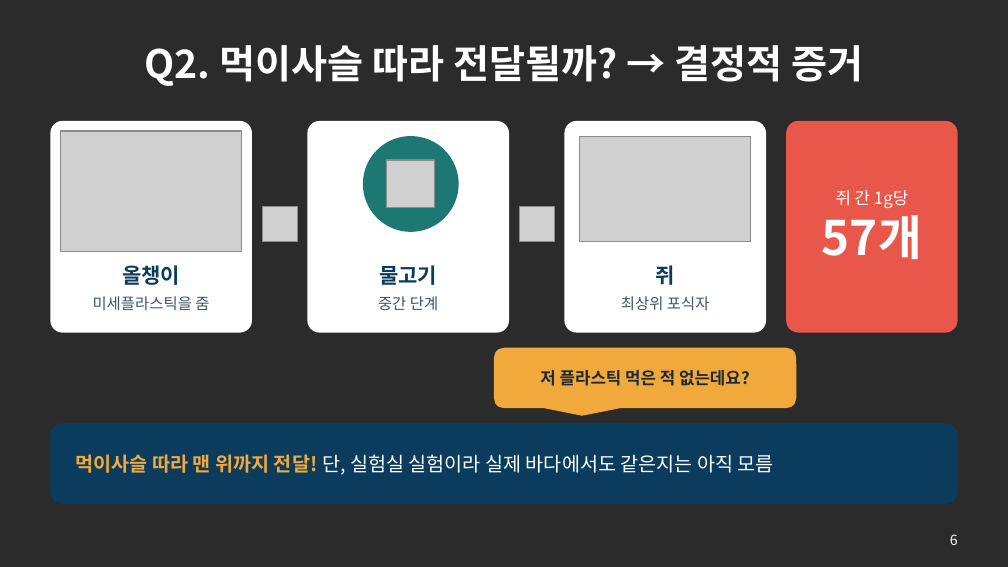
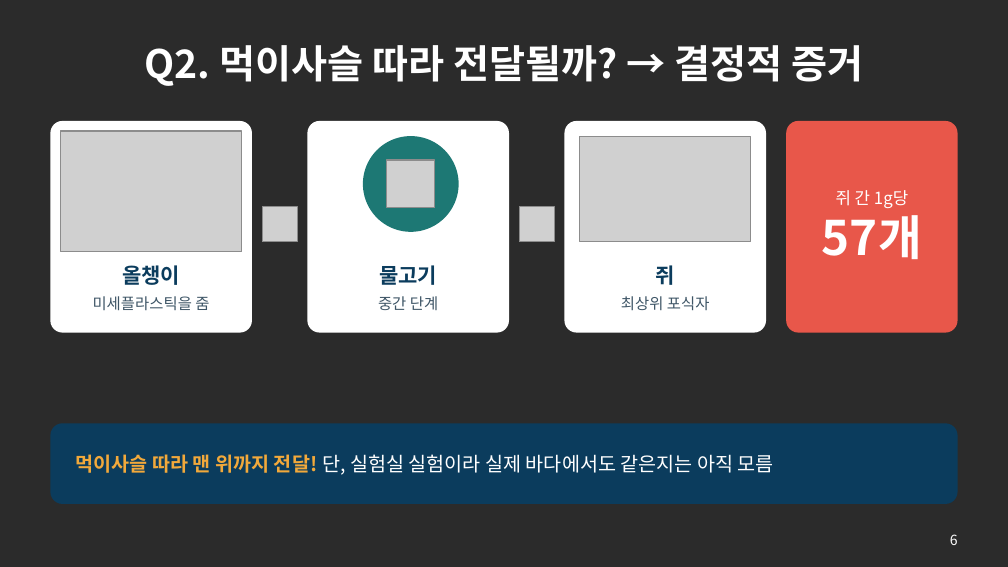
Before and after one commit to packsunjin/Graph, a slide deck: slide 6 of reports/미세플라스틱_발표_10605_박선진.pptx. Drawn at 1008x567 pixels with LibreOffice and Linux fonts; fonts in the diff are those of the drawing; grey boxes stand for pictures; background and template pictures are left out; a plain dark background stands for a picture behind light text. Boxes give left, top, right and bottom in pixels: in the first picture for what was removed or moved away, otherwise in the second. Text is boxed around its words. In the diff, an @@ line names an element or a change of style, - is before the commit and + after.

```diff
--- a/reports/미세플라스틱_발표_10605_박선진.pptx
+++ b/reports/미세플라스틱_발표_10605_박선진.pptx
@@ rounded speech box removed at bbox=[494, 348, 796, 408] @@
-저 플라스틱 먹은 적 없는데요?
```
Also in this commit, not shown: 5 other slides changed, 1 other file.
